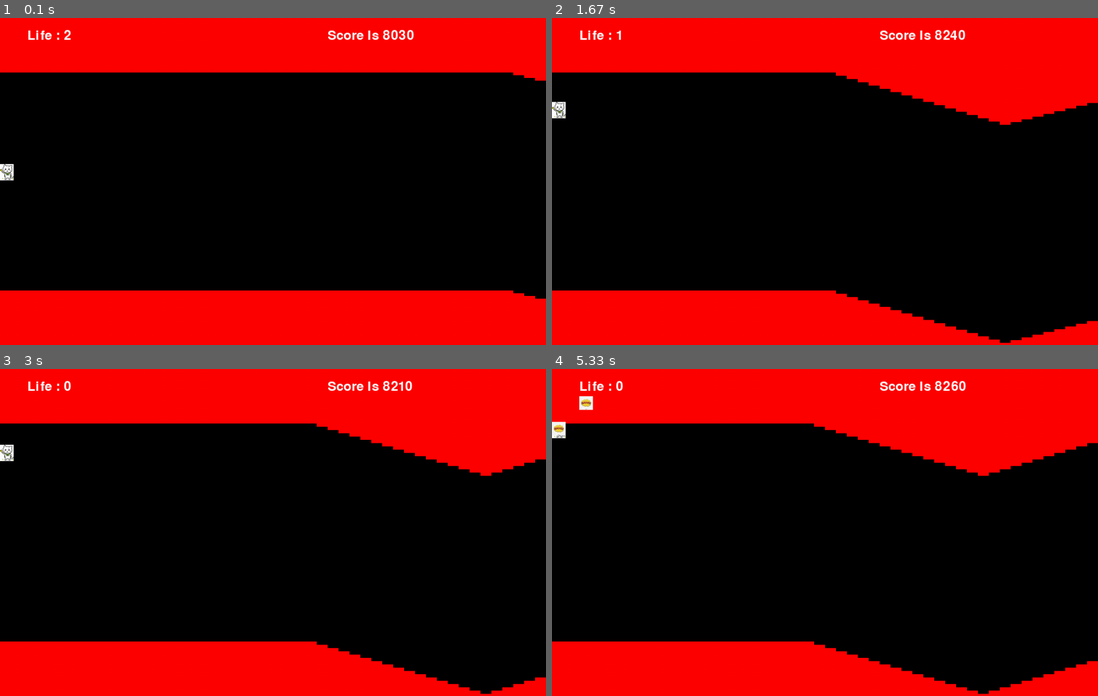
Above: before the commit, frames 1-4 (two rows, left to right).
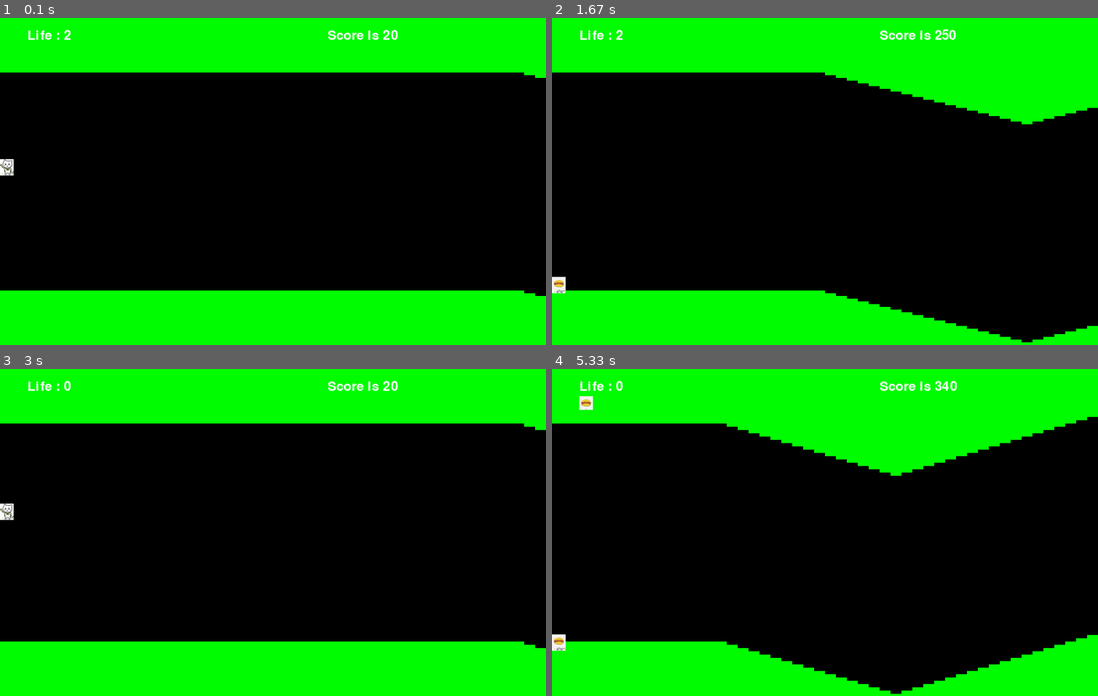
Above: after the commit, the same moments.

Repository: mtsml/PyGame
Game: pygame game, started from cave.py
The game is run twice, just before and just after one commit, with the same random seed, the same clock (stepped at 60 frames per second) and the same inputs.
Inputs:
- Up to frame 1 (0.1 s): no input
- Up to frame 2 (1.67 s): tap Space at 0.33, 0.73, 1.03, 1.23, 1.57 s
- Up to frame 3 (3 s): tap Space at 1.87, 2.07, 2.4, 2.63, 2.97 s
- Up to frame 4 (5.33 s): tap Space at 3.4, 3.8, 4.1, 4.47, 4.87, 5.17 s

The runs differ from the first frame. In frame 1, 33% of the frame differs, in the area x 0-100%, y 0-100%; in frame 2, 34%; in frame 3, 37%; in frame 4, 38%.

Commit message:
[Mod] スコア初期値の変更

Diff:
--- a/cave.py
+++ b/cave.py
@@ -15,7 +15,7 @@
     walls = 50
     ship_y = 250
     velocity = 0
-    score = 8000
+    score = 0
     slope = randint(5, 6)
     sysfont = pygame.font.SysFont(None, 36)
     ship_image = pygame.image.load("ship.png")
